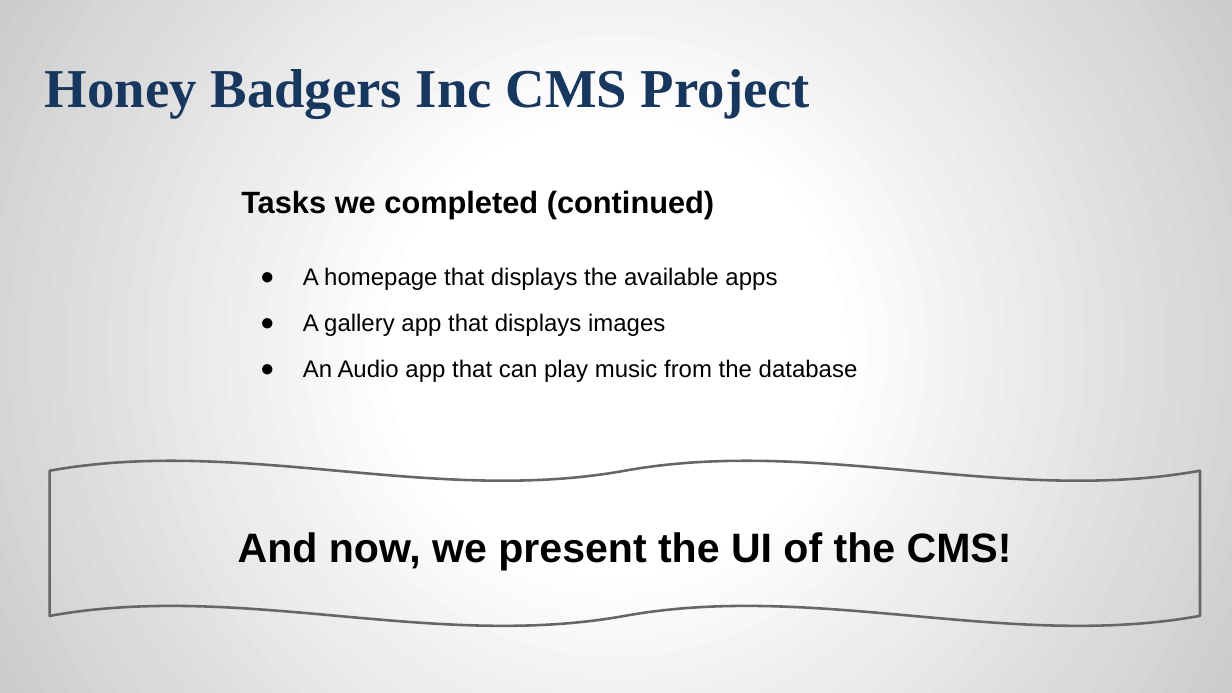
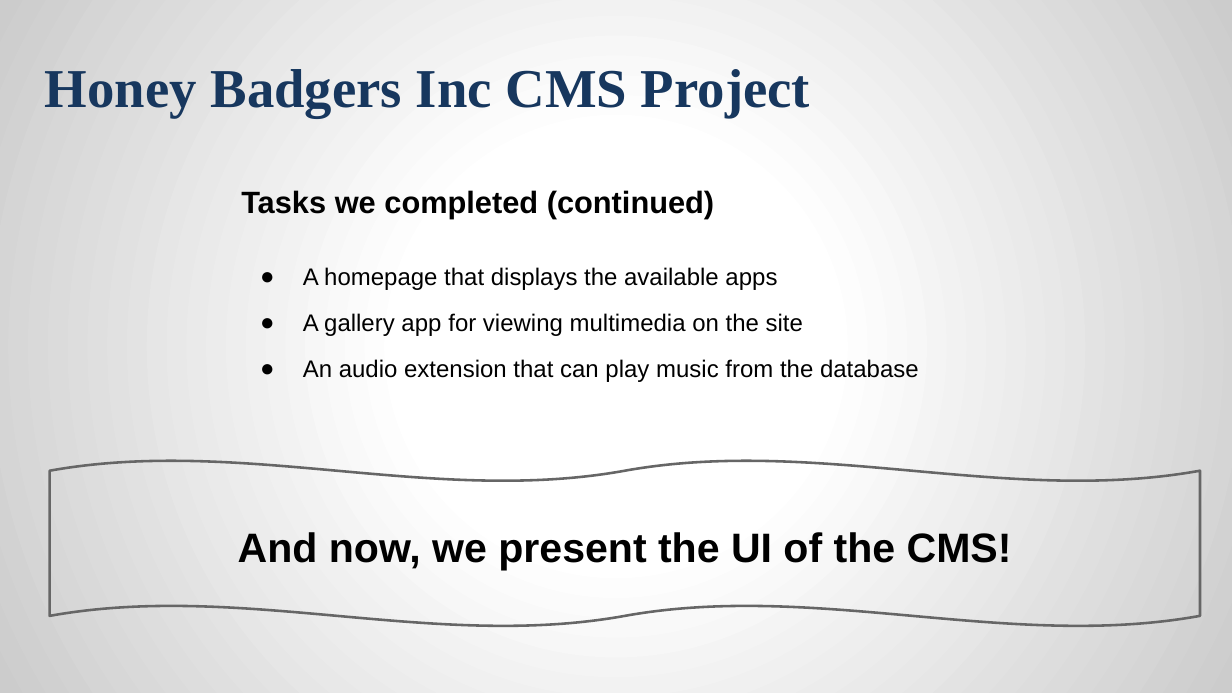
Before and after one commit to jcriquet/FantomCMS, a slide deck: slide 6 of doc/HoneyBadgersFinalPresentation.pptx (slide 5 before the commit). Drawn at 1232x693 pixels with LibreOffice and Linux fonts; fonts in the diff are those of the drawing; background and template pictures are left out. Boxes give left, top, right and bottom in pixels: in the first picture for what was removed or moved away, otherwise in the second. Text is boxed around its words. In the diff, an @@ line names an element or a change of style, - is before the commit and + after.

```diff
--- a/doc/HoneyBadgersFinalPresentation.pptx
+++ b/doc/HoneyBadgersFinalPresentation.pptx
@@ text at <box>303,313,919,382</box>: text changed @@
-● A gallery app that displays images
-● An Audio app that can play music from the database
+● A gallery app for viewing multimedia on the site
+● An audio extension that can play music from the database
```
Also in this commit, not shown: 3 other slides changed, 1 slide added, 1 other file.
